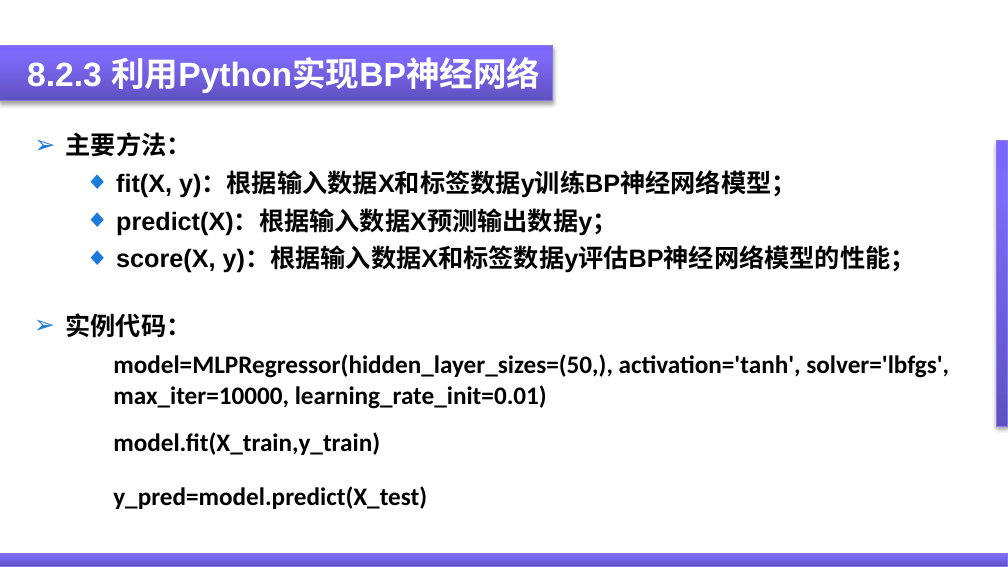
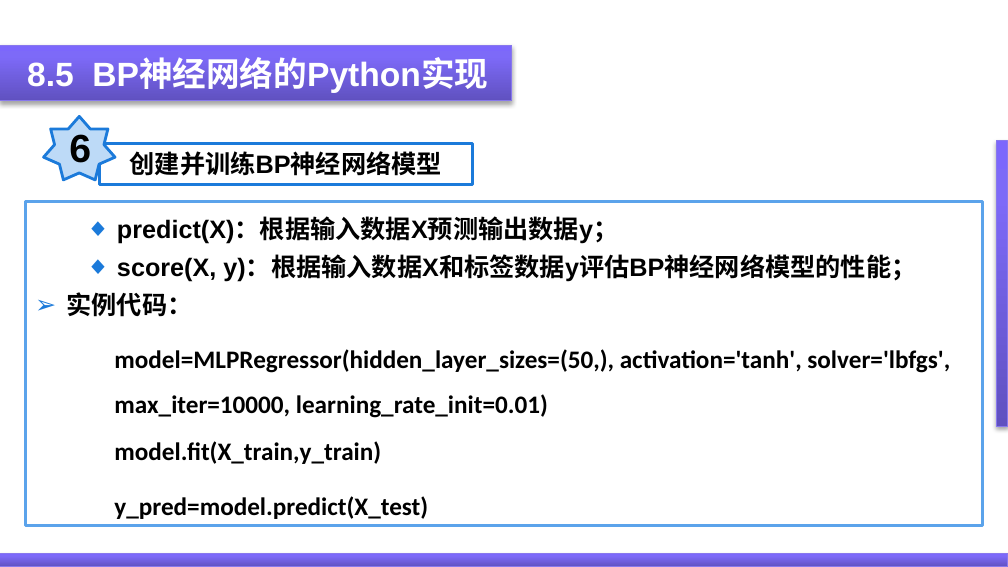
Before and after one commit to ygydq/zncgqjssg, a slide deck: slide 47 of PPT/第8章 神经网络及其在智能传感器系统中的应用.pptx (slide 45 before the commit). Drawn at 1008x567 pixels with LibreOffice and Linux fonts; fonts in the diff are those of the drawing. Boxes give left, top, right and bottom in pixels: in the first picture for what was removed or moved away, otherwise in the second. Text is boxed around its words. In the diff, an @@ line names an element or a change of style, - is before the commit and + after.

```diff
--- a/PPT/第8章 神经网络及其在智能传感器系统中的应用.pptx
+++ b/PPT/第8章 神经网络及其在智能传感器系统中的应用.pptx
@@ rectangle: place and size @@
-rectangle at (0, 45, 552, 101)
+rectangle at (0, 45, 512, 101)
@@ text at (27, 59, 488, 93): text changed @@
-8.2.3 利用Python实现BP神经网络
+8.5 BP神经网络的Python实现
@@ star added at (43, 116, 115, 179), fill #BDDAF7, outline #1B7ADA 2 pt, 28 pt, text #000000, bold @@
+6
@@ text removed at (66, 132, 916, 273) @@
-➢ 主要方法：
-  ◆ fit(X, y)：根据输入数据X和标签数据y训练BP神经网络模型；
-  ◆ predict(X)：根据输入数据X预测输出数据y；
-  ◆ score(X, y)：根据输入数据X和标签数据y评估BP神经网络模型的性能；
@@ rectangle added at (99, 143, 472, 183), fill #FFFFFF, outline #1B7ADA 2 pt, 18 pt, text #000000, bold @@
+创建并训练BP神经网络模型
@@ rectangle "predict(X)：根据输入数据X预测输出数据y；": place and size @@
-rectangle "predict(X)：根据输入数据X预测输出数据y；" at (65, 313, 949, 509)
+rectangle "predict(X)：根据输入数据X预测输出数据y；" at (25, 202, 983, 526)
@@ rectangle "predict(X)：根据输入数据X预测输出数据y；" at (25, 202, 983, 526): fill none to #FFFFFF; outline none to #5BA3EB 2 pt @@
@@ text in rectangle at (117, 218, 916, 282): paragraphs added @@
+  ◆ predict(X)：根据输入数据X预测输出数据y；
+  ◆ score(X, y)：根据输入数据X和标签数据y评估BP神经网络模型的性能；
@@ text in rectangle at (114, 349, 950, 418): line spacing 1 to 1.5 @@
```
Also in this commit, not shown: 19 other slides changed, 9 slides added, 7 slides removed.
